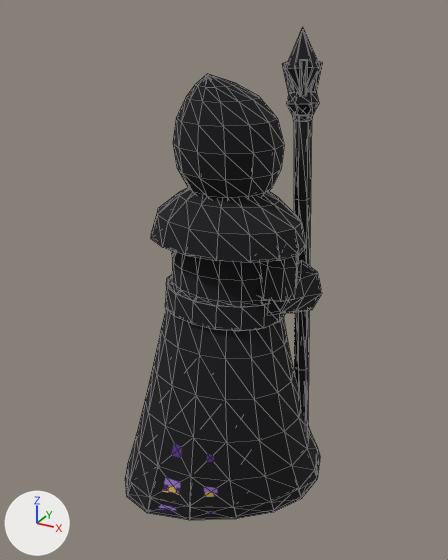
A saved change to the glTF model assets/3d/models/styles/mage_pixel.glb.
Before and after are seen from a 50 mm lens placed at (1.22, -2.23, 2.19), pointed at (-0.02, 0.03, 1.06). Lighting does not change. The marker at lower left points along +X, +Y and +Z. The older version comes first. Both versions are drawn at frame 6 of the action 'walk'; the numbers are the values there. Mesh edges are drawn as thin lines. Vertices at exactly the same position are counted once.

Objects in the first picture: 'Mage_Body', 'Staff'.
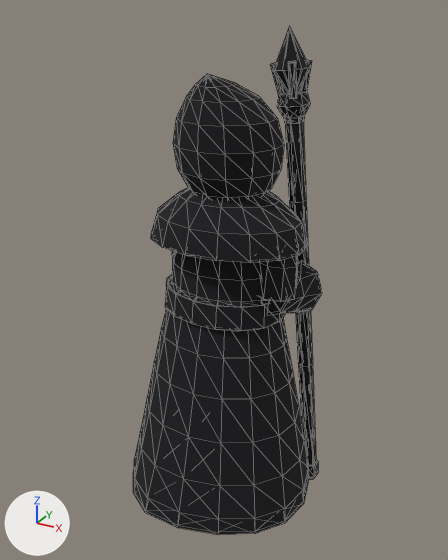
The change, as a list of edits to the scene's bpy script:
```text
Change me_mage_body:
    used by ob_mage_body; location = (0.0, 0.0, 0.0)
    remove me_mage_body.from_pydata(...)  # 1106 vertices, 1818 faces; spans x -0.44..0.44, y -0.47..0.56, z -0.05..1.96
    add me_mage_body.from_pydata(...)  # 1106 vertices, 1818 faces; spans x -0.44..0.44, y -0.48..0.56, z -0.05..1.96
    me_mage_body part 1: 222 of 1106 vertices moved; they spanned x -0.44..0.44, y -0.47..0.47, z -0.04..0.99 and now span x -0.44..0.44, y -0.48..0.44, z -0.02..0.99; mean shift (0.0, -0.02, 0.01); largest move (0.33, -0.11, -0.03) -> (0.33, -0.31, 0.01)
    other edits to the shape of me_mage_body do not show in these pictures
Change ob_staff:
    ob_staff.rotation_euler: (-0.105, -0.104, -0.0763) -> (-0.000572, -0.104, -0.0763)  # degrees (-6, -6, -4.4) -> degrees (0, -6, -4.4)
```

Where the change shows, as pixel boxes (x1, y1, x2, y2) in the pictures (448 x 560 px; the box of a moved part takes in the faces that stretch with it):
'Mage_Body', reshaped
    before: (125, 74, 322, 520)
    after: (133, 74, 322, 535)
'Staff', turned
    before: (282, 28, 323, 435)
    after: (270, 26, 318, 479)
part 1 of me_mage_body, moved or reshaped
    before: (125, 308, 320, 520)
    after: (133, 308, 309, 535)
